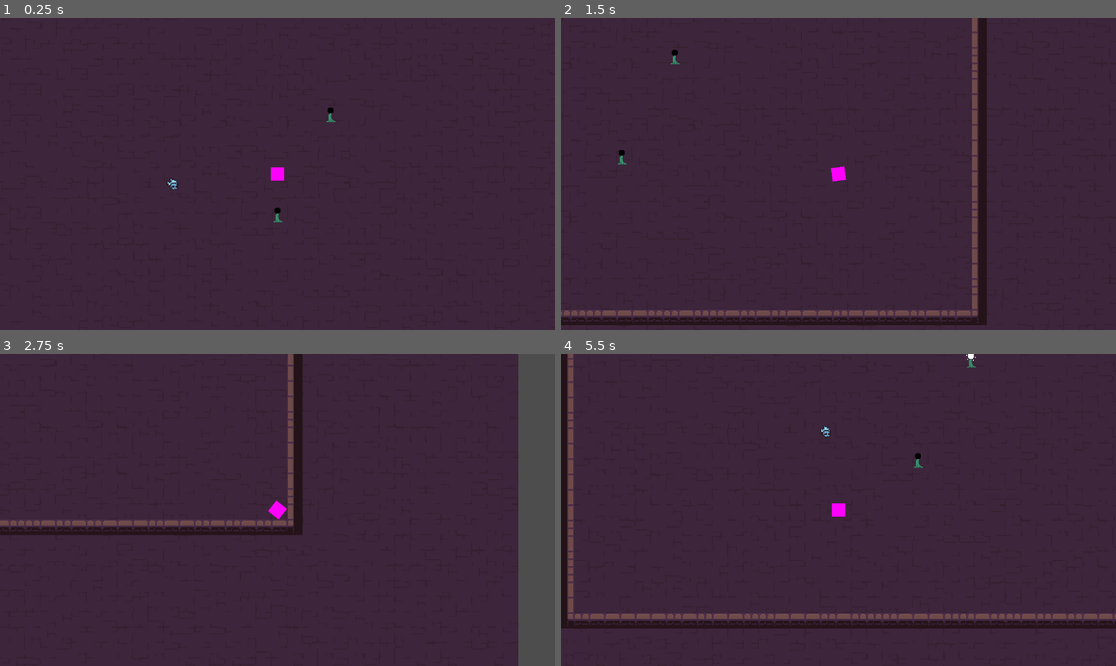
Above: before the commit, frames 1-4 (two rows, left to right).
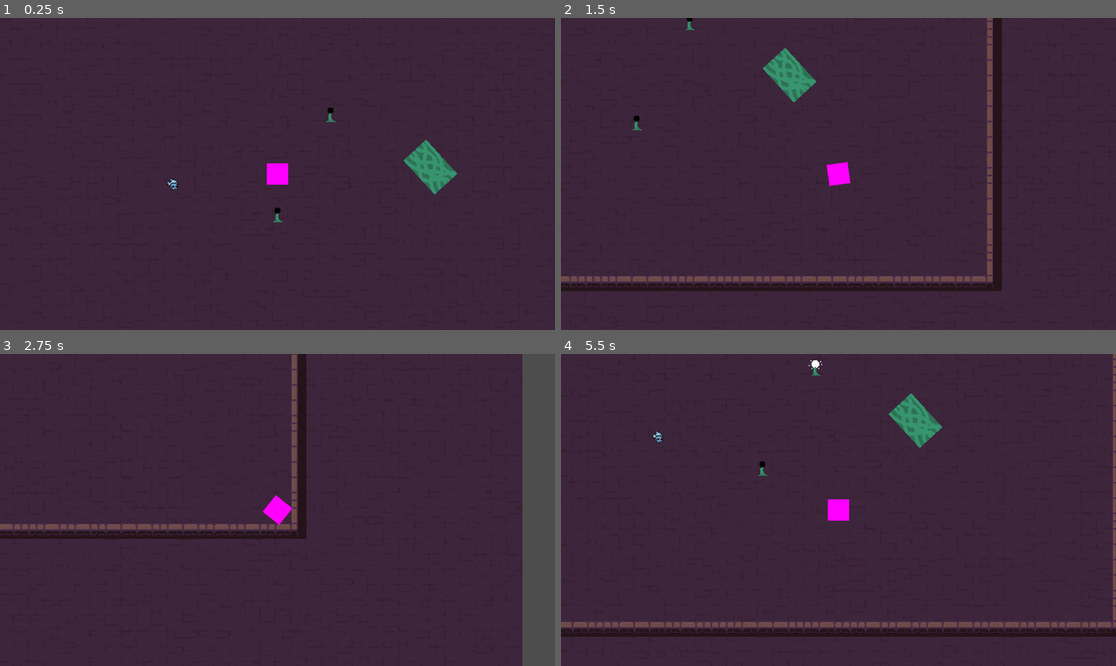
Above: after the commit, the same moments.

Repository: CookieCherith0969/GDM-Assignment-4
Game: Godot game, scene res://Scenes/test_scene.tscn
Two runs of this game, one before a commit and one after it. Both use one fixed random seed, a clock stepped at 60 frames per second and the inputs below.
Inputs (mouse positions are in pixels of both pictures, inside the frame that each line leads up to):
- Up to frame 1 (0.25 s): no input
- Up to frame 2 (1.5 s): tap Enter at 0.5 s; move the mouse to (960, 158) at 0.52 s; hold D (Right) 0.53-1.28 s; hold Space (Light) 0.53-1.28 s; move the mouse to (727, 189) at 1.27 s; hold S (Down) from 1.28 s (still down); tap Space (Light) at 1.35 s
- Up to frame 3 (2.75 s): move the mouse to (333, 441) at 2.02 s; release S (Down) at 2.03 s; hold D (Right) from 2.03 s (still down); hold Space (Light) from 2.03 s (still down)
- Up to frame 4 (5.5 s): move the mouse to (810, 572) at 2.77 s; release D (Right) at 2.78 s; release Space (Light) at 2.78 s; hold W (Up) 2.78-3.53 s; tap Space (Light) at 2.85, 4.35 s; move the mouse to (1005, 556) at 3.52 s; hold Space (Light) 3.53-4.28 s; hold A (Left) 3.53-5.03 s; move the mouse to (672, 463) at 4.27 s; move the mouse to (866, 510) at 5.02 s; hold S (Down) from 5.03 s (still down); hold Space (Light) from 5.03 s (still down)

The runs differ from the first frame. In frame 1, 1.0% of the frame differs, in the area x 48-83%, y 38-57%; in frame 2, 10%, in the area x 0-80%, y 0-99%; in frame 3, 4.2%; in frame 4, 8.9%.

Commit message:
Light Gate first draft

Diff:
--- /dev/null
+++ b/Scenes/gateBlock.tscn
@@ -0,0 +1,21 @@
+[gd_scene load_steps=5 format=3 uid="uid://d1s7en12iiewd"]
+
+[ext_resource type="Texture2D" uid="uid://di0pr7wwdyqo5" path="res://Art/PlaceholderArt/LightGate.png" id="1_k386k"]
+[ext_resource type="Script" path="res://Scripts/gateBlock.gd" id="1_lnyf4"]
+
+[sub_resource type="RectangleShape2D" id="RectangleShape2D_2svja"]
+size = Vector2(8, 8)
+
+[sub_resource type="AtlasTexture" id="AtlasTexture_k0irh"]
+atlas = ExtResource("1_k386k")
+region = Rect2(0, 0, 8, 8)
+
+[node name="GateBlock" type="StaticBody2D"]
+collision_layer = 9
+script = ExtResource("1_lnyf4")
+
+[node name="CollisionShape" type="CollisionShape2D" parent="."]
+shape = SubResource("RectangleShape2D_2svja")
+
+[node name="Sprite" type="Sprite2D" parent="."]
+texture = SubResource("AtlasTexture_k0irh")
--- /dev/null
+++ b/Scenes/lightGate.tscn
@@ -0,0 +1,125 @@
+[gd_scene load_steps=3 format=3 uid="uid://gcm8lbssgypr"]
+
+[ext_resource type="Script" path="res://Scripts/LightGate.gd" id="1_0m3ob"]
+[ext_resource type="PackedScene" uid="uid://d1s7en12iiewd" path="res://Scenes/gateBlock.tscn" id="2_onfwc"]
+
+[node name="LightGate" type="Node2D"]
+script = ExtResource("1_0m3ob")
+
+[node name="GateBlock" parent="." instance=ExtResource("2_onfwc")]
+collision_layer = 1
+
+[node name="_StaticBody2D_129779" parent="." instance=ExtResource("2_onfwc")]
+position = Vector2(0, 8)
+collision_layer = 1
+pos = Vector2(0, 1)
+
+[node name="_StaticBody2D_129780" parent="." instance=ExtResource("2_onfwc")]
+position = Vector2(0, 16)
+collision_layer = 1
+pos = Vector2(0, 2)
+
+[node name="_StaticBody2D_129781" parent="." instance=ExtResource("2_onfwc")]
+position = Vector2(0, 24)
+collision_layer = 1
+pos = Vector2(0, 3)
+
+[node name="_StaticBody2D_129782" parent="." instance=ExtResource("2_onfwc")]
+position = Vector2(8, 0)
+collision_layer = 1
+pos = Vector2(1, 0)
+
+[node name="_StaticBody2D_129783" parent="." instance=ExtResource("2_onfwc")]
+position = Vector2(8, 8)
+collision_layer = 1
+pos = Vector2(1, 1)
+
+[node name="_StaticBody2D_129784" parent="." instance=ExtResource("2_onfwc")]
+position = Vector2(8, 16)
+collision_layer = 1
+pos = Vector2(1, 2)
+
+[node name="_StaticBody2D_129785" parent="." instance=ExtResource("2_onfwc")]
+position = Vector2(8, 24)
+collision_layer = 1
+pos = Vector2(1, 3)
+
+[node name="_StaticBody2D_129786" parent="." instance=ExtResource("2_onfwc")]
+position = Vector2(16, 0)
+collision_layer = 1
+pos = Vector2(2, 0)
+
+[node name="_StaticBody2D_129787" parent="." instance=ExtResource("2_onfwc")]
+position = Vector2(16, 8)
+collision_layer = 1
+pos = Vector2(2, 1)
+
+[node name="_StaticBody2D_129788" parent="." instance=ExtResource("2_onfwc")]
+position = Vector2(16, 16)
+collision_layer = 1
+pos = Vector2(2, 2)
+
+[node name="_StaticBody2D_129789" parent="." instance=ExtResource("2_onfwc")]
+position = Vector2(16, 24)
+collision_layer = 1
+pos = Vector2(2, 3)
+
+[node name="_StaticBody2D_129790" parent="." instance=ExtResource("2_onfwc")]
+position = Vector2(24, 0)
+collision_layer = 1
+pos = Vector2(3, 0)
+
+[node name="_StaticBody2D_129791" parent="." instance=ExtResource("2_onfwc")]
+position = Vector2(24, 8)
+collision_layer = 1
+pos = Vector2(3, 1)
+
+[node name="_StaticBody2D_129792" parent="." instance=ExtResource("2_onfwc")]
+position = Vector2(24, 16)
+collision_layer = 1
+pos = Vector2(3, 2)
+
+[node name="_StaticBody2D_129793" parent="." instance=ExtResource("2_onfwc")]
+position = Vector2(24, 24)
+collision_layer = 1
+pos = Vector2(3, 3)
+
+[node name="_StaticBody2D_129794" parent="." instance=ExtResource("2_onfwc")]
+position = Vector2(32, 0)
+collision_layer = 1
+pos = Vector2(4, 0)
+
+[node name="_StaticBody2D_129795" parent="." instance=ExtResource("2_onfwc")]
+position = Vector2(32, 8)
+collision_layer = 1
+pos = Vector2(4, 1)
+
+[node name="_StaticBody2D_129796" parent="." instance=ExtResource("2_onfwc")]
+position = Vector2(32, 16)
+collision_layer = 1
+pos = Vector2(4, 2)
+
+[node name="_StaticBody2D_129797" parent="." instance=ExtResource("2_onfwc")]
+position = Vector2(32, 24)
+collision_layer = 1
+pos = Vector2(4, 3)
+
+[node name="_StaticBody2D_129798" parent="." instance=ExtResource("2_onfwc")]
+position = Vector2(40, 0)
+collision_layer = 1
+pos = Vector2(5, 0)
+
+[node name="_StaticBody2D_129799" parent="." instance=ExtResource("2_onfwc")]
+position = Vector2(40, 8)
+collision_layer = 1
+pos = Vector2(5, 1)
+
+[node name="_StaticBody2D_129800" parent="." instance=ExtResource("2_onfwc")]
+position = Vector2(40, 16)
+collision_layer = 1
+pos = Vector2(5, 2)
+
+[node name="_StaticBody2D_129801" parent="." instance=ExtResource("2_onfwc")]
+position = Vector2(40, 24)
+collision_layer = 1
+pos = Vector2(5, 3)
--- a/Scenes/test_scene.tscn
+++ b/Scenes/test_scene.tscn
@@ -1,9 +1,10 @@
-[gd_scene load_steps=10 format=3 uid="uid://4wbvj5vswnej"]
+[gd_scene load_steps=12 format=3 uid="uid://4wbvj5vswnej"]
 
 [ext_resource type="Script" path="res://Scripts/Player.gd" id="1_lr84v"]
 [ext_resource type="Texture2D" uid="uid://duuoip7lu2nb1" path="res://Art/2D Pixel Dungeon Asset Pack/character and tileset/Dungeon_Tileset.png" id="2_nv5xd"]
 [ext_resource type="PackedScene" uid="uid://vmauooked5r8" path="res://Scenes/enemy.tscn" id="3_hggjy"]
 [ext_resource type="PackedScene" uid="uid://51alml0rqxy6" path="res://Scenes/lampPlant.tscn" id="4_wf0a1"]
+[ext_resource type="PackedScene" uid="uid://gcm8lbssgypr" path="res://Scenes/lightGate.tscn" id="5_fa4bd"]
 
 [sub_resource type="TileSetAtlasSource" id="TileSetAtlasSource_1nqul"]
 resource_name = "Floor"
@@ -220,8 +221,12 @@
 sources/1 = SubResource("TileSetAtlasSource_cbhwc")
 
 [sub_resource type="CircleShape2D" id="CircleShape2D_gvdvt"]
+radius = 14.0
 
 [sub_resource type="PlaceholderTexture2D" id="PlaceholderTexture2D_5erda"]
+
+[sub_resource type="CircleShape2D" id="CircleShape2D_0odh5"]
+radius = 16.0
 
 [node name="TestScene" type="Node2D"]
 
@@ -246,20 +251,23 @@
 shape = SubResource("CircleShape2D_gvdvt")
 
 [node name="Sprite2D" type="Sprite2D" parent="Player"]
-scale = Vector2(14, 14)
+scale = Vector2(22, 22)
 texture = SubResource("PlaceholderTexture2D_5erda")
 
 [node name="LightArea" type="Area2D" parent="Player"]
+collision_layer = 0
+collision_mask = 12
 
 [node name="LightCollider" type="CollisionPolygon2D" parent="Player/LightArea"]
 polygon = PackedVector2Array(0, 0, 70, 29, 70, -29)
 
+[node name="GlowCollider" type="CollisionShape2D" parent="Player/LightArea"]
+shape = SubResource("CircleShape2D_0odh5")
+
+[node name="Camera2D" type="Camera2D" parent="Player"]
+zoom = Vector2(2, 2)
+
 [node name="RemoteTransform2D" type="RemoteTransform2D" parent="Player"]
-remote_path = NodePath("../../Camera2D")
-
-[node name="Camera2D" type="Camera2D" parent="."]
-position = Vector2(549, 279)
-zoom = Vector2(2, 2)
 
 [node name="Enemy" parent="." instance=ExtResource("3_hggjy")]
 position = Vector2(441, 290)
@@ -269,3 +277,10 @@
 
 [node name="LampPlant2" parent="." groups=["LampPlants"] instance=ExtResource("4_wf0a1")]
 position = Vector2(604, 217)
+
+[node name="LightGate" parent="." instance=ExtResource("5_fa4bd")]
+position = Vector2(703, 249)
+rotation = 0.829031
+
+[connection signal="body_entered" from="Player/LightArea" to="Player" method="_on_light_area_body_entered"]
+[connection signal="body_exited" from="Player/LightArea" to="Player" method="_on_light_area_body_exited"]
--- /dev/null
+++ b/Scripts/LightGate.gd
@@ -0,0 +1,21 @@
+@tool
+extends Node2D
+
+@onready
+var block_scene = preload("res://Scenes/gateBlock.tscn")
+
+# Called when the node enters the scene tree for the first time.
+func _ready():
+	for child in get_children():
+		remove_child(child)
+	for x in range(6):
+		for y in range(4):
+			var block = block_scene.instantiate()
+			add_child(block)
+			block.pos = Vector2(x,y)
+	pass # Replace with function body.
+
+
+# Called every frame. 'delta' is the elapsed time since the previous frame.
+func _process(delta):
+	pass
--- a/Scripts/Player.gd
+++ b/Scripts/Player.gd
@@ -38,3 +38,13 @@
 
 
 	move_and_slide()
+
+
+func _on_light_area_body_entered(body):
+	if body.has_method(&"set_lit"):
+		body.set_lit(true)
+
+
+func _on_light_area_body_exited(body):
+	if body.has_method(&"set_lit"):
+		body.set_lit(false)
--- /dev/null
+++ b/Scripts/gateBlock.gd
@@ -0,0 +1,37 @@
+@tool
+extends StaticBody2D
+
+@onready
+var sprite = $Sprite
+
+@export
+var pos : Vector2 : set = set_pos
+
+var lit : bool : set = set_lit
+
+# Called when the node enters the scene tree for the first time.
+func _ready():
+	sprite.texture = sprite.texture.duplicate()
+
+
+# Called every frame. 'delta' is the elapsed time since the previous frame.
+func _process(delta):
+	pass
+
+func set_pos(new_pos : Vector2):
+	if not is_instance_valid(sprite):
+		return
+	pos = new_pos
+	position = pos*8
+	sprite.texture.region.position = pos*8
+
+func set_lit(val : bool):
+	if lit == val:
+		return
+	lit = val
+	if lit:
+		sprite.hide()
+		collision_layer -= 1
+	else:
+		sprite.show()
+		collision_layer += 1
--- a/project.godot
+++ b/project.godot
@@ -48,6 +48,13 @@
 ]
 }
 
+[layer_names]
+
+2d_physics/layer_1="Terrain"
+2d_physics/layer_2="Player"
+2d_physics/layer_3="Entity"
+2d_physics/layer_4="Lightable"
+
 [rendering]
 
 textures/canvas_textures/default_texture_filter=0
Binary file added: Art/PlaceholderArt/LightGate.png
Not shown, added: Art/PlaceholderArt/LightGate.png.import
